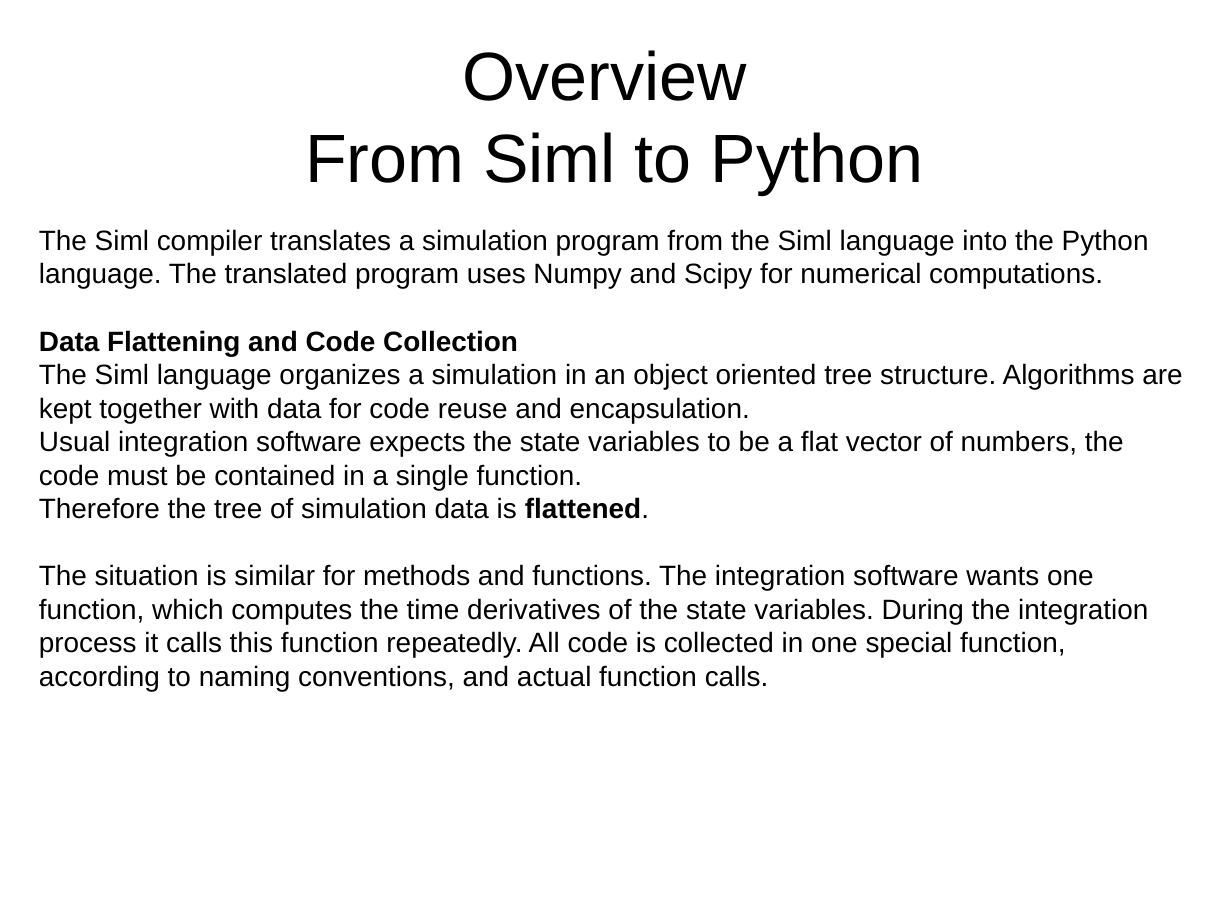
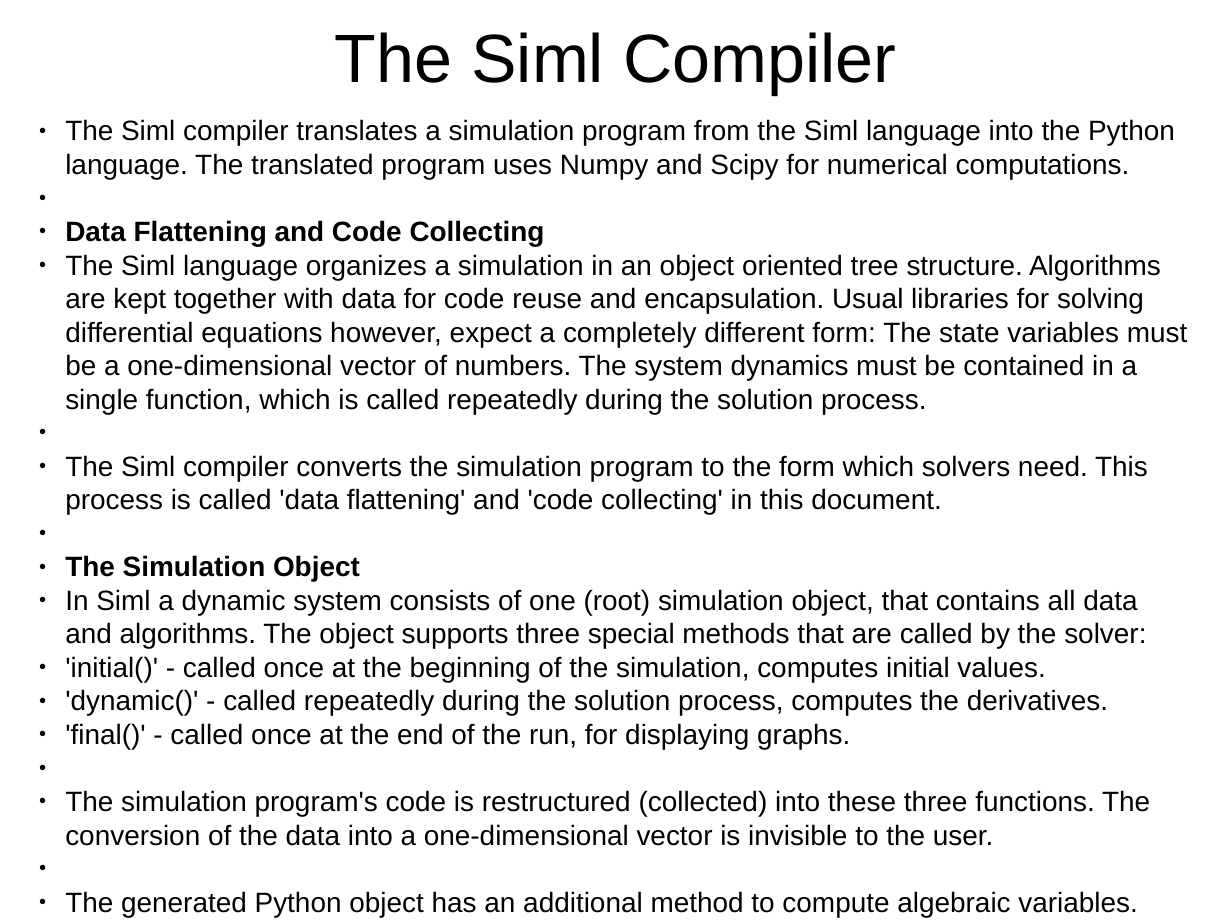
Before and after one commit to eike-welk/freeode, a slide deck: slide 1 of freeode_py/SIML Compiler Outline.odp (slide 4 before the commit). Drawn at 1232x924 pixels with LibreOffice and Linux fonts; fonts in the diff are those of the drawing. Boxes give left, top, right and bottom in pixels: in the first picture for what was removed or moved away, otherwise in the second. Text is boxed around its words. In the diff, an @@ line names an element or a change of style, - is before the commit and + after.

Commit message:
Some preparations for big function definition change. --------- All tests pass in this revision -----------
Much breakage expected in later revisions.

```diff
--- a/freeode_py/SIML Compiler Outline.odp
+++ b/freeode_py/SIML Compiler Outline.odp
@@ title removed at (305,50,923,194) @@
-Overview
-From Siml to Python
@@ title added at (335,32,896,95), 44 pt, text #000000 @@
+The Siml Compiler
@@ text "The Siml compiler translates a ...": place and size @@
-text "The Siml compiler translates a ..." at (39,229,1182,691)
+text "The Siml compiler translates a ..." at (65,119,1188,917)
@@ text at (65,119,1175,179): bullet none to ● @@
@@ text at (65,220,1188,917): text changed @@
-Data Flattening and Code Collection
-The Siml language organizes a simulation in an object oriented tree structure. Algorithms are kept together with data for code reuse and encapsulation.
-Usual integration software expects the state variables to be a flat vector of numbers, the code must be contained in a single function.
-Therefore the tree of simulation data is flattened.
-The situation is similar for methods and functions. The integration software wants one function, which computes the time derivatives of the state variables. During the integration process it calls this function repeatedly. All code is collected in one special function, according to naming conventions, and actual function calls.
+● Data Flattening and Code Collecting
+● The Siml language organizes a simulation in an object oriented tree structure. Algorithms are kept together with data for code reuse and encapsulation. Usual libraries for solving differential equations however, expect a completely different form: The state variables must be a one-dimensional vector of numbers. The system dynamics must be contained in a single function, which is called repeatedly during the solution process.
+● The Siml compiler converts the simulation program to the form which solvers need. This process is called 'data flattening' and 'code collecting' in this document.
+● The Simulation Object
+● In Siml a dynamic system consists of one (root) simulation object, that contains all data and algorithms. The object supports three special methods that are called by the solver:
+● 'initial()' - called once at the beginning of the simulation, computes initial values.
+● 'dynamic()' - called repeatedly during the solution process, computes the derivatives.
+● 'final()' - called once at the end of the run, for displaying graphs.
+● The simulation program's code is restructured (collected) into these three functions. The conversion of the data into a one-dimensional vector is invisible to the user.
+● The generated Python object has an additional method to compute algebraic variables. Algebraic variables are ignored by the usual solvers, who only see the state variables.
```
Also in this commit, not shown: 4 other slides changed, 2 slides added, 4 other files.
